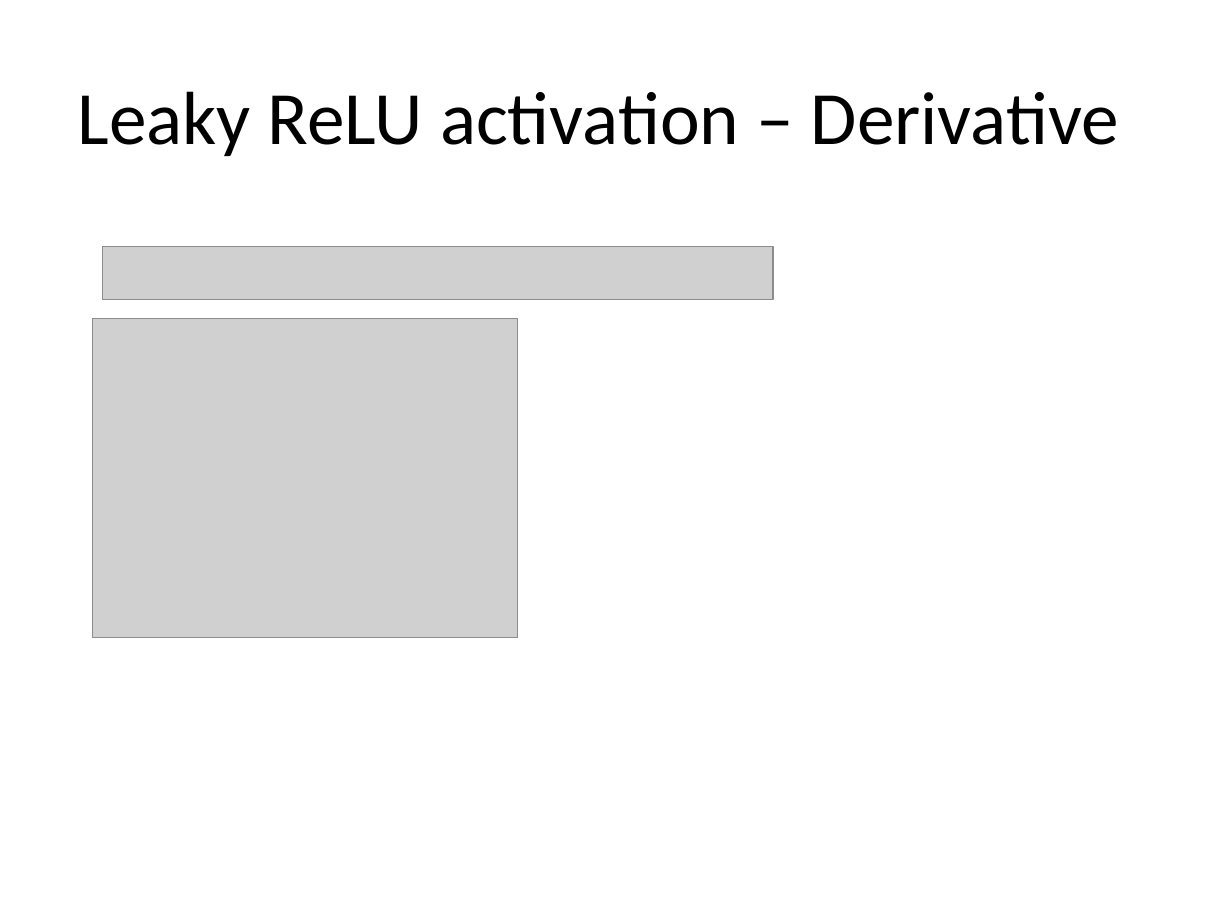
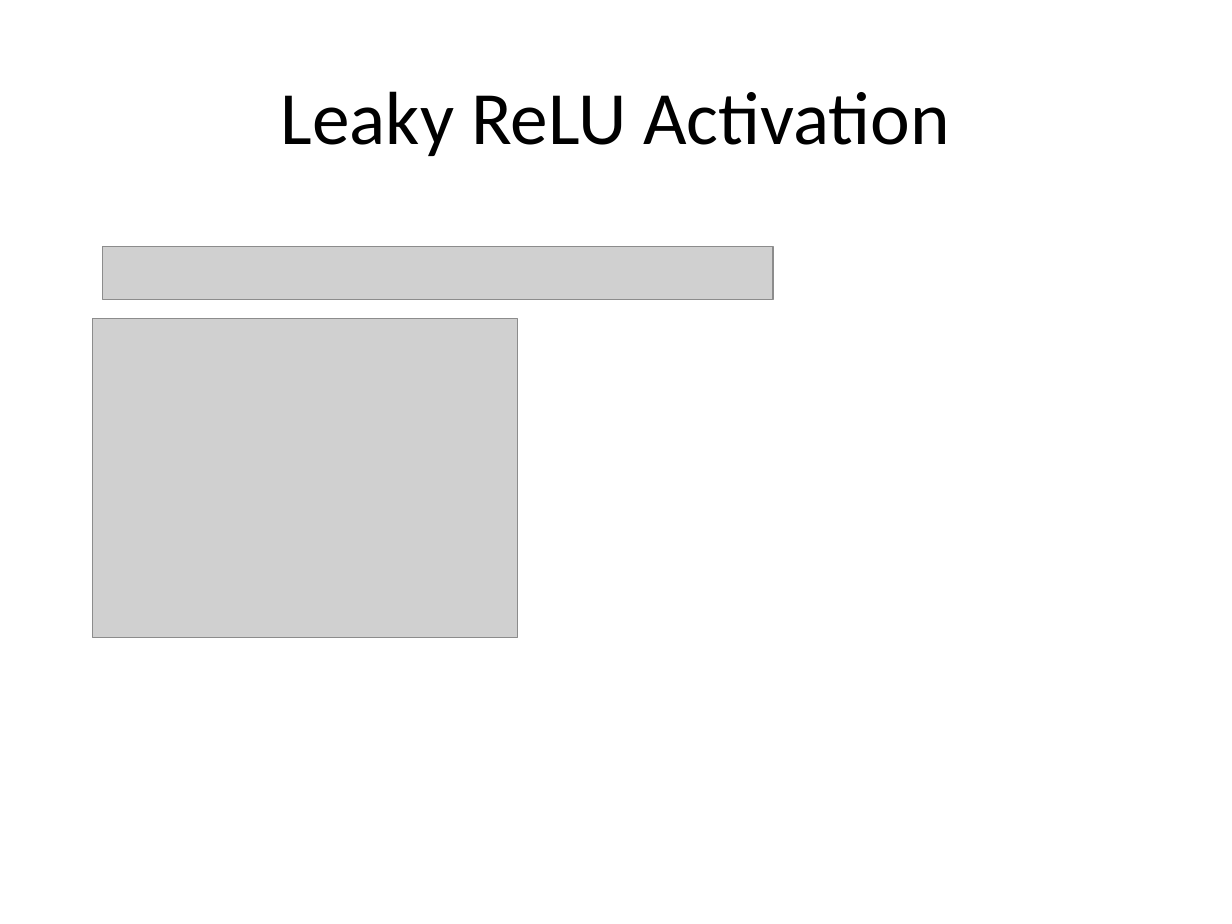
Before and after one commit to look4pritam/ArtificialIntelligence, a slide deck: slide 47 of ArtificialNeuralNetwork/ArtificialNeuralNetwork.pptx (slide 64 before the commit). Drawn at 1232x924 pixels with LibreOffice and Linux fonts; fonts in the diff are those of the drawing; grey boxes stand for pictures. Boxes give left, top, right and bottom in pixels: in the first picture for what was removed or moved away, otherwise in the second. Text is boxed around its words. In the diff, an @@ line names an element or a change of style, - is before the commit and + after.

```diff
--- a/ArtificialNeuralNetwork/ArtificialNeuralNetwork.pptx
+++ b/ArtificialNeuralNetwork/ArtificialNeuralNetwork.pptx
@@ title at box(281, 91, 950, 156): text changed @@
-Leaky ReLU activation – Derivative
+Leaky ReLU Activation
```
Also in this commit, not shown: 36 other slides changed, 17 slides removed, 1 other file.
